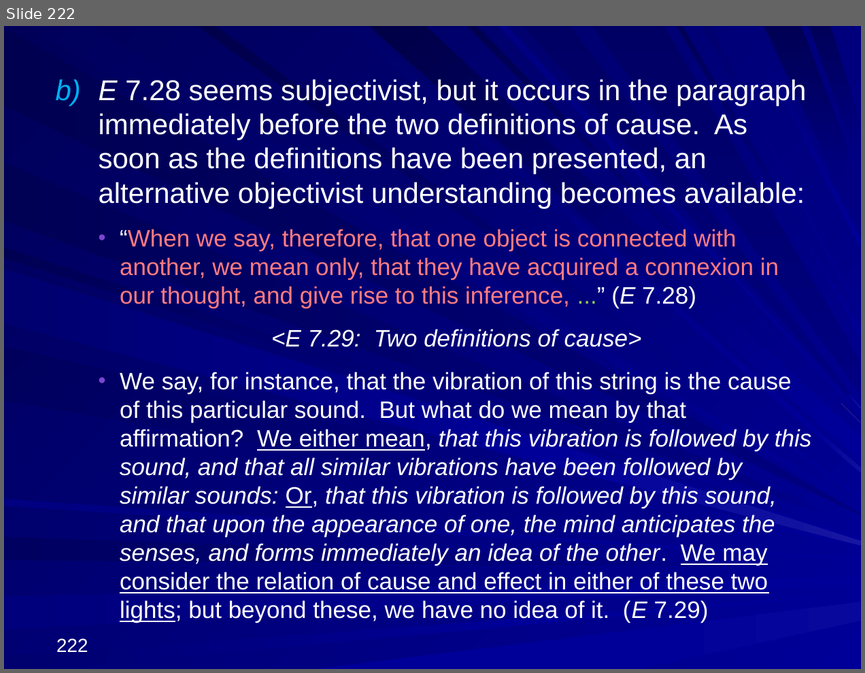
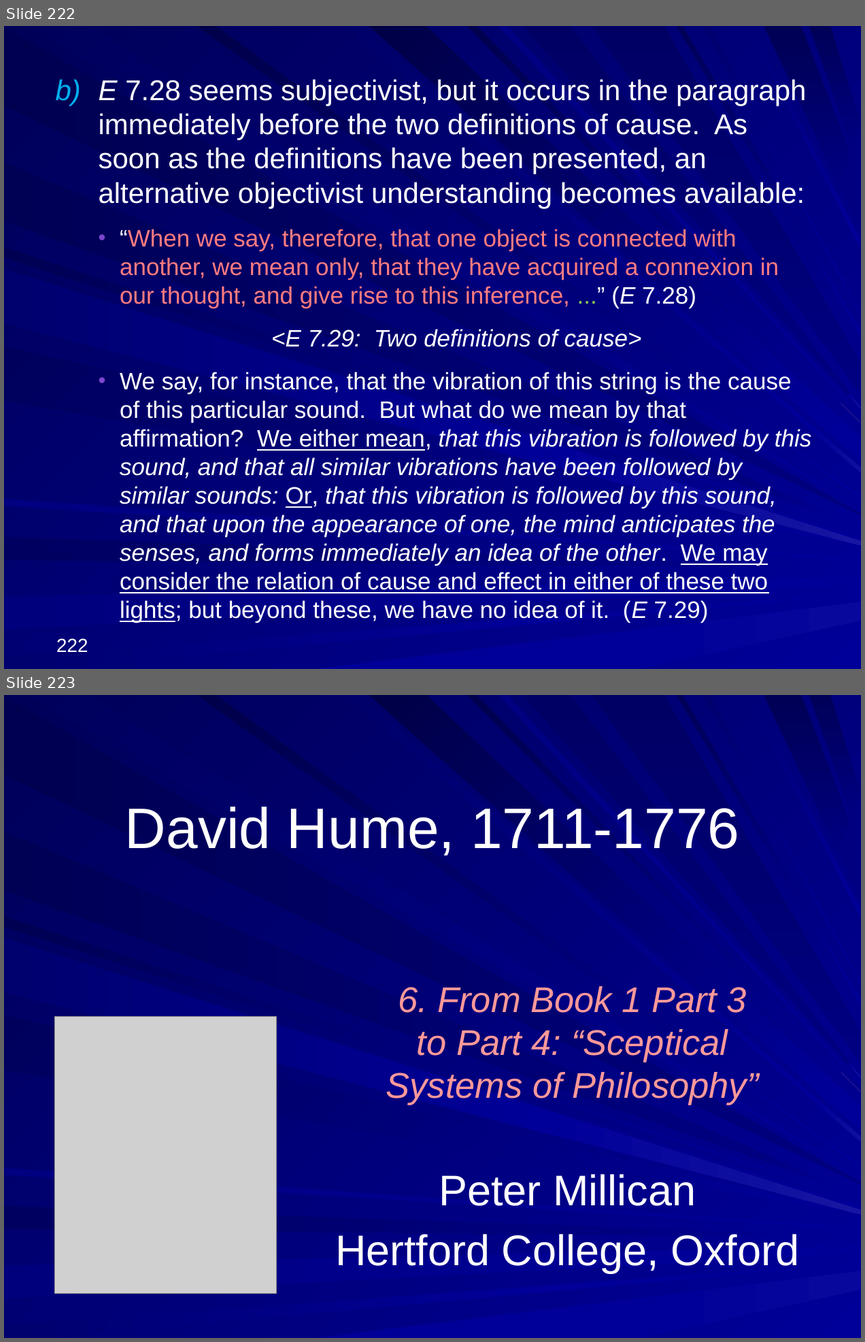
Before and after one commit to englishphilosophy/hume-texts-online, a slide deck: teaching/lectures/2025_Hume_MT_current.pptx. Shown one above the other, each under a label of ours: slide 222 before the commit, slides 222 and 223 after it. The pictures are 865x673 and 865x1342 pixels, drawn with LibreOffice and Linux fonts; fonts in the diff are those of the drawing; grey boxes stand for pictures. Boxes give left, top, right and bottom in pixels: in the first picture for what was removed or moved away, otherwise in the second. Text is boxed around its words. In the diff, an @@ line names an element or a change of style, - is before the commit and + after.

```diff
--- a/teaching/lectures/2025_Hume_MT_current.pptx
+++ b/teaching/lectures/2025_Hume_MT_current.pptx
@@ slide 223 added at [4,695,861,1338], background gradient #000078 to #000099; not listed: 37 template elements that a slide beside it also shows @@
@@ title added at [125,807,739,855], 48 pt, text #FFFFFF @@
+David Hume, 1711-1776
@@ text added at [386,986,759,1105], 30 pt, text #FF9999, italic @@
+6. From Book 1 Part 3
+to Part 4: “Sceptical
+Systems of Philosophy”
@@ picture added at [54,1016,277,1293] @@
@@ text added at [335,1174,799,1272], 36 pt, text #FFFFFF @@
+Peter Millican
+Hertford College, Oxford
```
Also in this commit, not shown: 53 other slides added, 2 other files.
